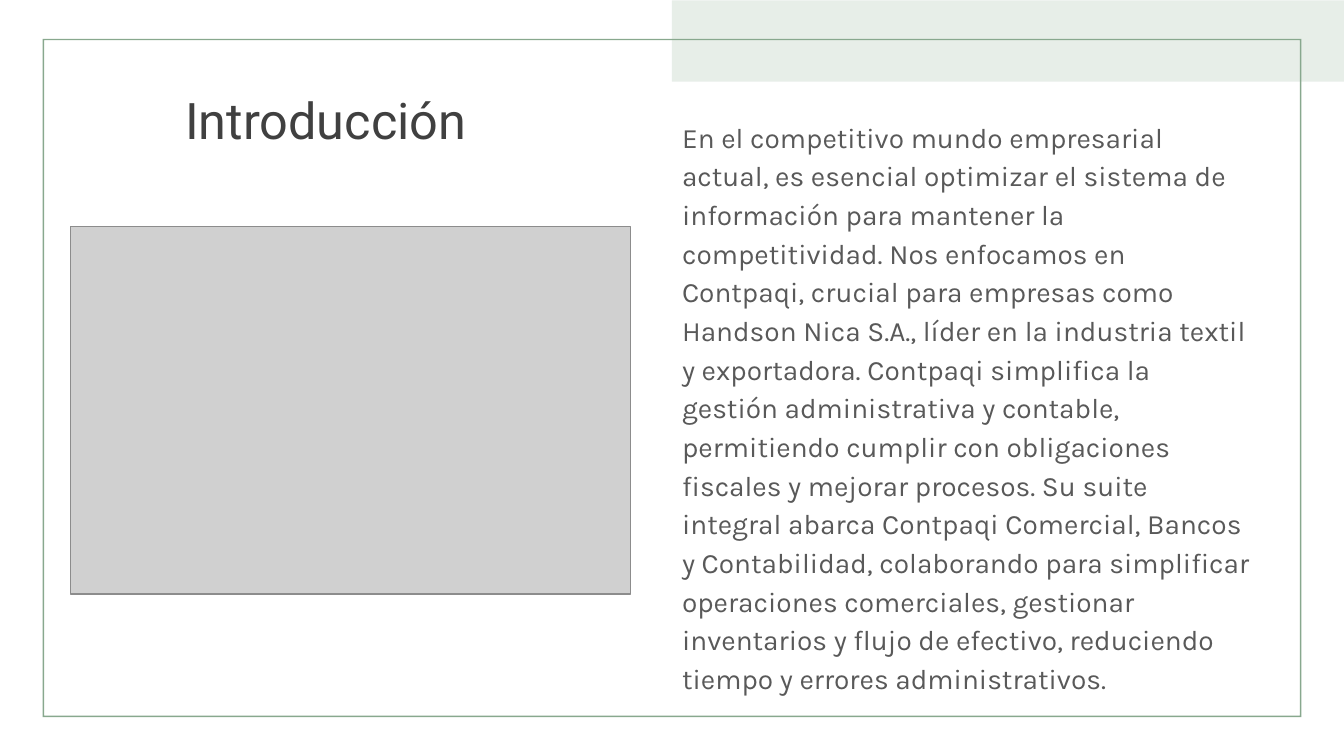
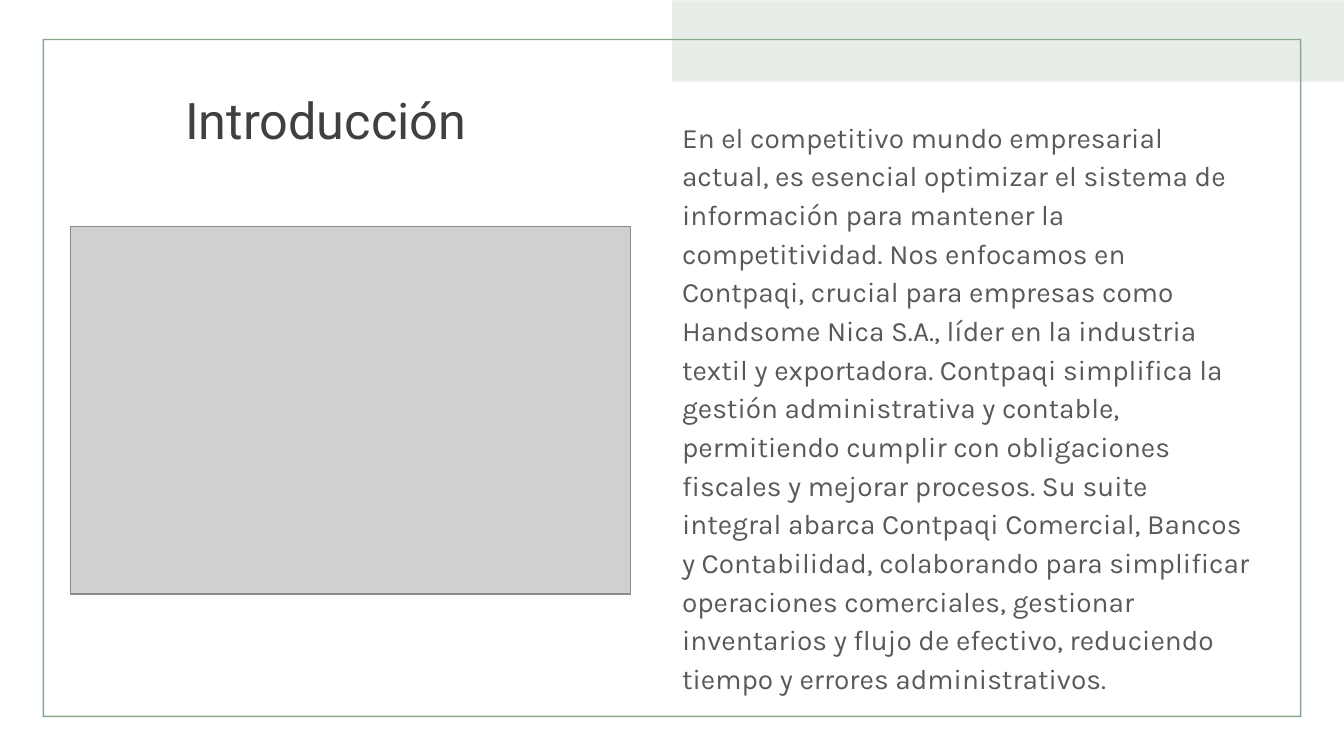
Before and after one commit to BreykReyes18/ADSC, a slide deck: slide 2 of Proyecto Final.pptx. Drawn at 1344x756 pixels with LibreOffice and Linux fonts; fonts in the diff are those of the drawing; grey boxes stand for pictures. Boxes give left, top, right and bottom in pixels: in the first picture for what was removed or moved away, otherwise in the second. Text is boxed around its words. In the diff, an @@ line names an element or a change of style, - is before the commit and + after.

```diff
--- a/Proyecto Final.pptx
+++ b/Proyecto Final.pptx
@@ text at bbox=[682, 129, 1249, 657]: text changed @@
-En el competitivo mundo empresarial actual, es esencial optimizar el sistema de información para mantener la competitividad. Nos enfocamos en Contpaqi, crucial para empresas como Handson Nica S.A., líder en la industria textil y exportadora. Contpaqi simplifica la gestión administrativa y contable, permitiendo cumplir con obligaciones fiscales y mejorar procesos. Su suite integral abarca Contpaqi Comercial, Bancos y Contabilidad, colaborando para simplificar operaciones comerciales, gestionar inventarios y flujo de efectivo, reduciendo tiempo y errores administrativos.
+En el competitivo mundo empresarial actual, es esencial optimizar el sistema de información para mantener la competitividad. Nos enfocamos en Contpaqi, crucial para empresas como Handsome Nica S.A., líder en la industria textil y exportadora. Contpaqi simplifica la gestión administrativa y contable, permitiendo cumplir con obligaciones fiscales y mejorar procesos. Su suite integral abarca Contpaqi Comercial, Bancos y Contabilidad, colaborando para simplificar operaciones comerciales, gestionar inventarios y flujo de efectivo, reduciendo tiempo y errores administrativos.
```
Also in this commit, not shown: 1 other slide changed, 2 other files.
